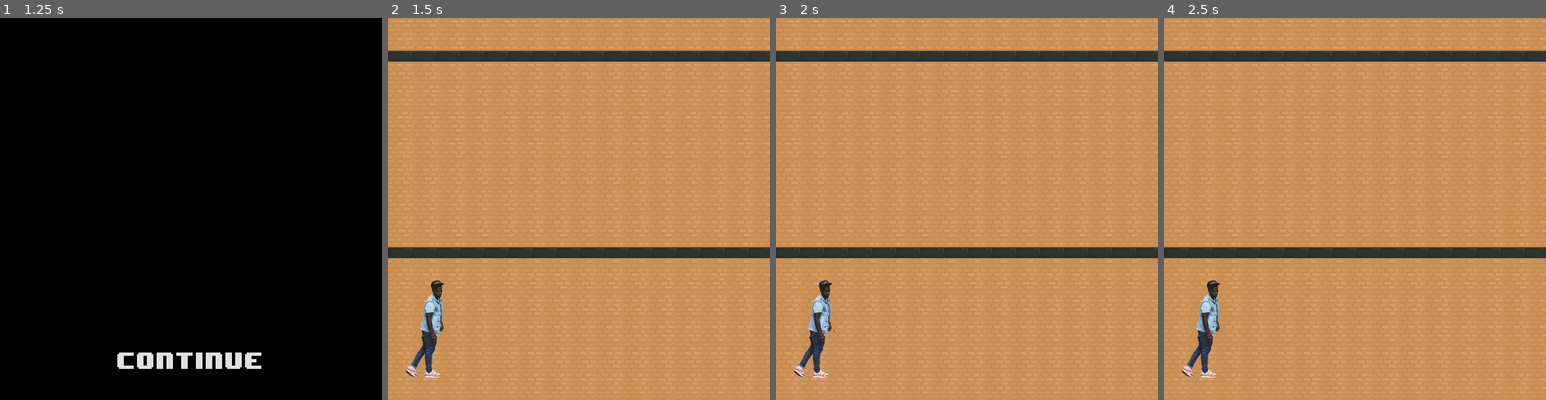
Above: before the commit, frames 1-4 (left to right).
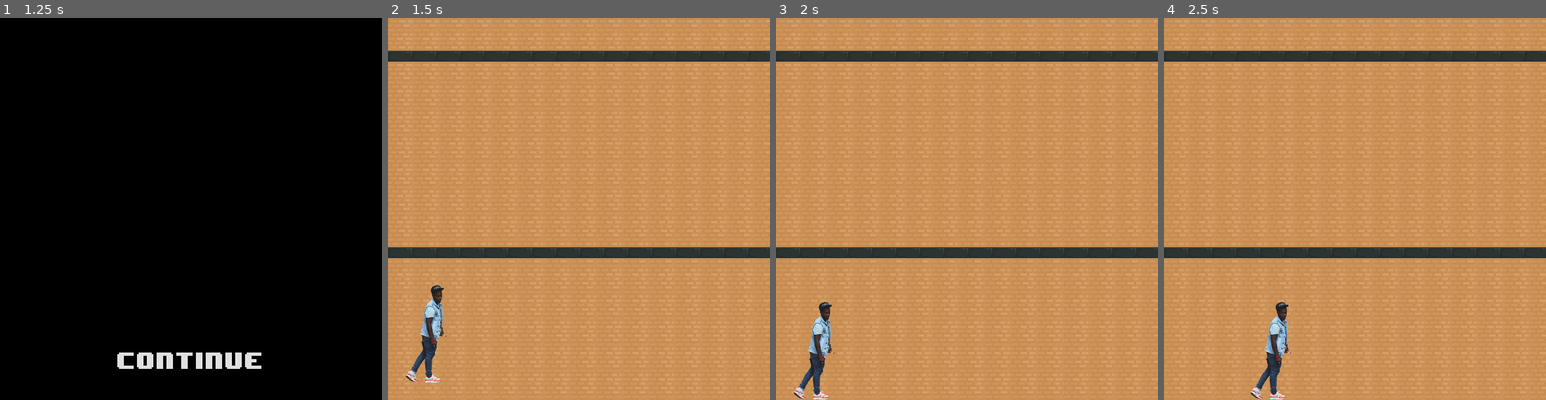
Above: after the commit, the same moments.

Repository: ljhs-games/egyptian-treasure
Game: Godot game, scene res://scenes/TitleScreen.tscn
Two runs of this game, one before a commit and one after it. Both use one fixed random seed, a clock stepped at 60 frames per second and the inputs below.
Inputs:
- Up to frame 1 (1.25 s): click "Start" at 0.5 s
- Up to frame 2 (1.5 s): click "Continue" at 1.25 s
- Up to frame 3 (2 s): no input
- Up to frame 4 (2.5 s): tap Enter at 2 s; hold Right (ui_right) from 2.03 s (still down)

Frame 1 is identical in both runs. In frame 2, 0.9% of the frame differs, in the area x 4-16%, y 68-96%; in frame 3, 1.5%; in frame 4, 2.2%, in the area x 4-34%, y 68-100%.
Error before the commit: Parse Error: The identifier "move_speed" isn't declared in the current scope. (res://nodes/player/Player.gd:19)

Commit message:
Fix spelling mistake

Diff:
--- a/src/nodes/player/Player.gd
+++ b/src/nodes/player/Player.gd
@@ -16,7 +16,7 @@
 	set_process_input(true)
 
 func _physics_process(delta):
-	acceleration.x = (cur_actions[ACTIONS.right] + cur_actions[ACTIONS.left]) * move_speed
+	acceleration.x = (cur_actions[ACTIONS.right] + cur_actions[ACTIONS.left]) * move_acceleration
 	velocity += acceleration
 	if(is_on_wall()):
 		velocity.x = 0
--- a/src/scenes/TitleScreen.tscn
+++ b/src/scenes/TitleScreen.tscn
@@ -3,7 +3,7 @@
 [ext_resource path="res://assets/main-font/Big.tres" type="DynamicFont" id=1]
 [ext_resource path="res://nodes/travel-button/TravelButton.tscn" type="PackedScene" id=2]
 
-[node name="TitleScreen" type="Node2D"]
+[node name="TitleScreen" type="Node2D" index="0"]
 
 [node name="CanvasLayer" type="CanvasLayer" parent="." index="0"]
 
